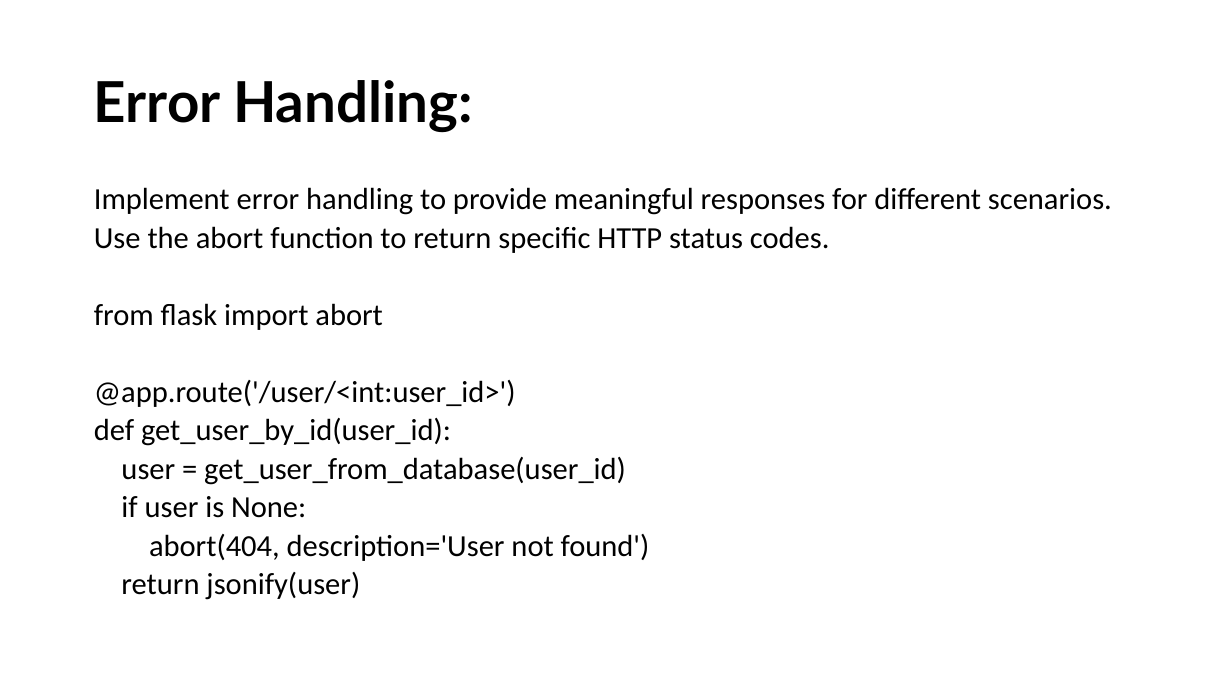
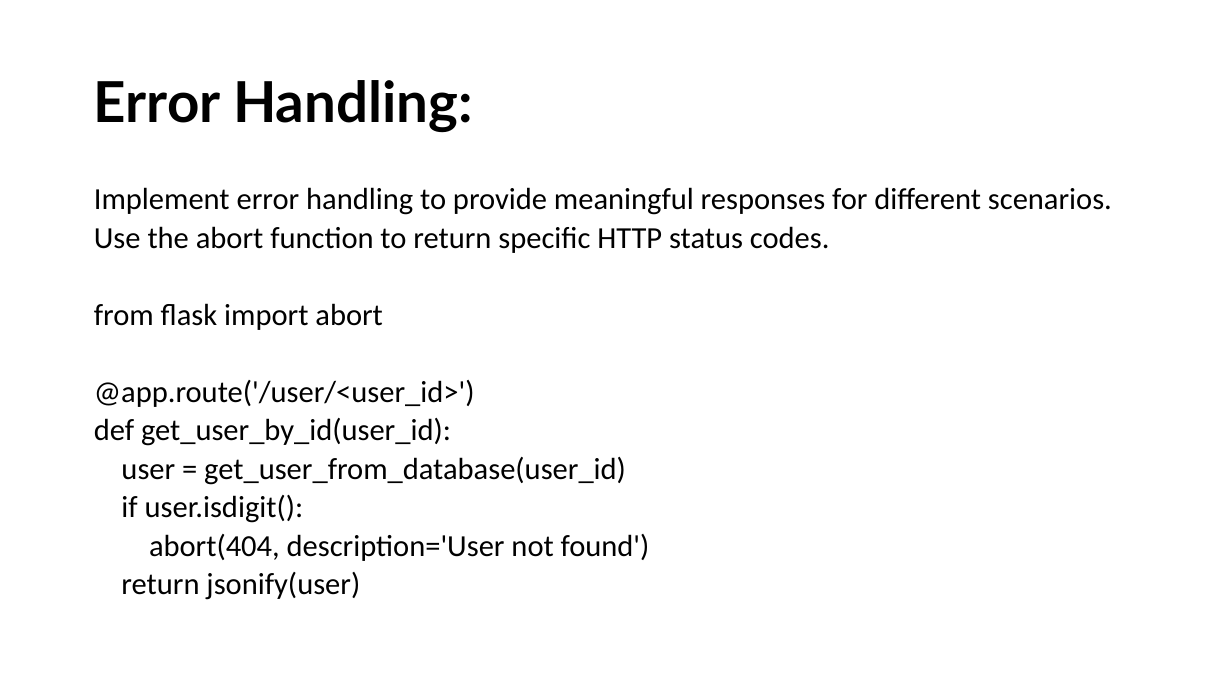
Before and after one commit to TrilokiDA/Flask-Python, a slide deck: slide 9 of Flask.pptx. Drawn at 1232x693 pixels with LibreOffice and Linux fonts; fonts in the diff are those of the drawing. Boxes give left, top, right and bottom in pixels: in the first picture for what was removed or moved away, otherwise in the second. Text is boxed around its words. In the diff, an @@ line names an element or a change of style, - is before the commit and + after.

```diff
--- a/Flask.pptx
+++ b/Flask.pptx
@@ text at (x1=94, y1=380, x2=475, y2=407): text changed @@
-@app.route('/user/<int:user_id>')
+@app.route('/user/<user_id>')
@@ text at (x1=121, y1=495, x2=304, y2=523): text changed @@
-if user is None:
+if user.isdigit():
```
Also in this commit, not shown: 1 other slide changed, 2 slides added, 1 slide removed, 4 other files.
